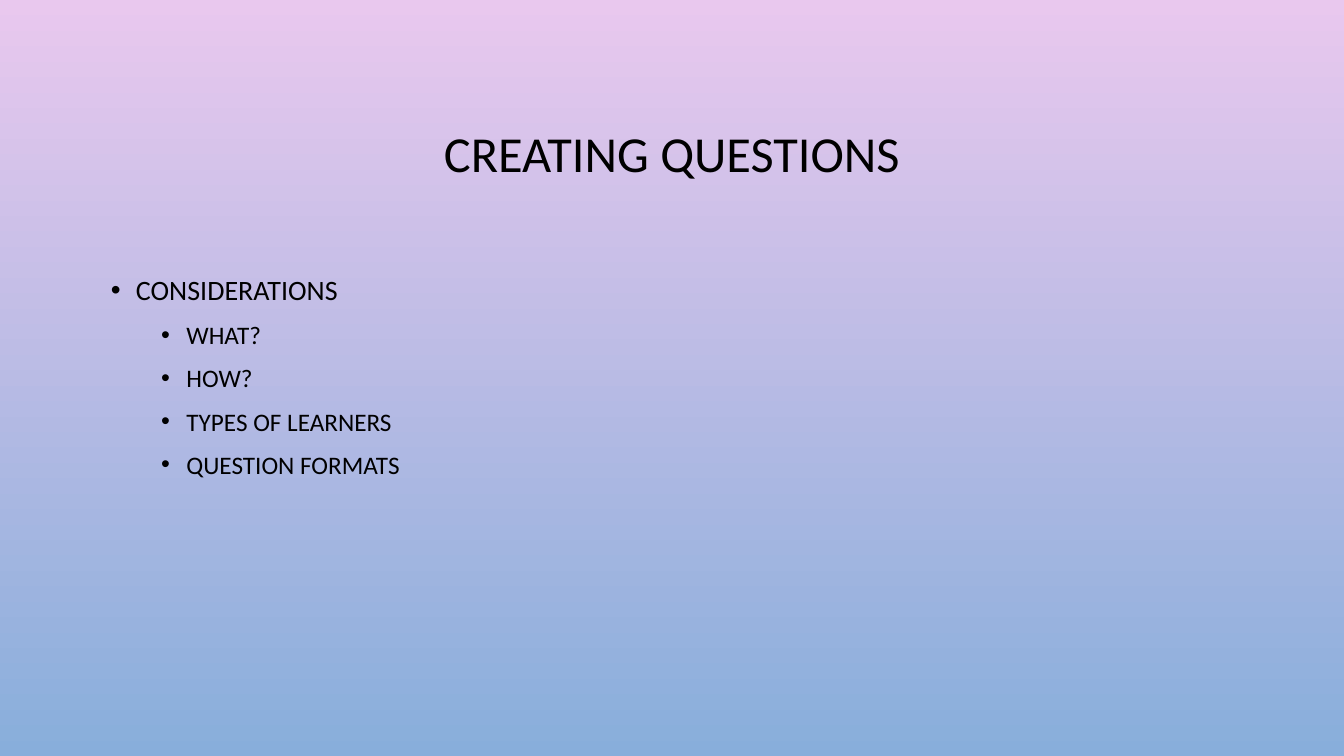
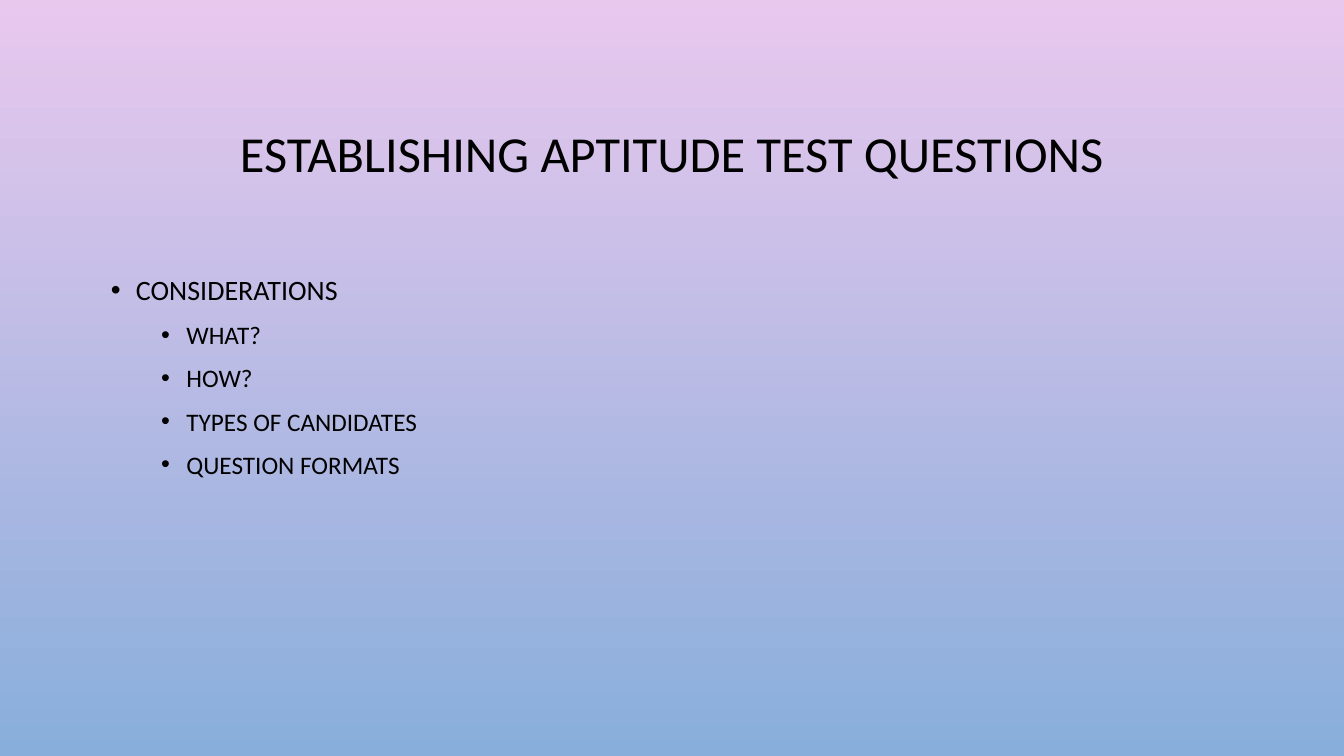
Before and after one commit to abrievanaardt/smalltalk, a slide deck: slide 9 of Documentation/smalltalk.pptx (slide 10 before the commit). Drawn at 1344x756 pixels with LibreOffice and Linux fonts; fonts in the diff are those of the drawing; background and template pictures are left out. Boxes give left, top, right and bottom in pixels: in the first picture for what was removed or moved away, otherwise in the second. Text is boxed around its words. In the diff, an @@ line names an element or a change of style, - is before the commit and + after.

```diff
--- a/Documentation/smalltalk.pptx
+++ b/Documentation/smalltalk.pptx
@@ title at (x1=240, y1=139, x2=1103, y2=179): text changed @@
-CREATING QUESTIONS
+ESTABLISHING APTITUDE TEST QUESTIONS
@@ text at (x1=186, y1=414, x2=417, y2=431): text changed @@
-  • TYPES OF LEARNERS
+  • TYPES OF CANDIDATES
```
Also in this commit, not shown: 9 other slides changed, 2 slides added, 2 slides removed.
